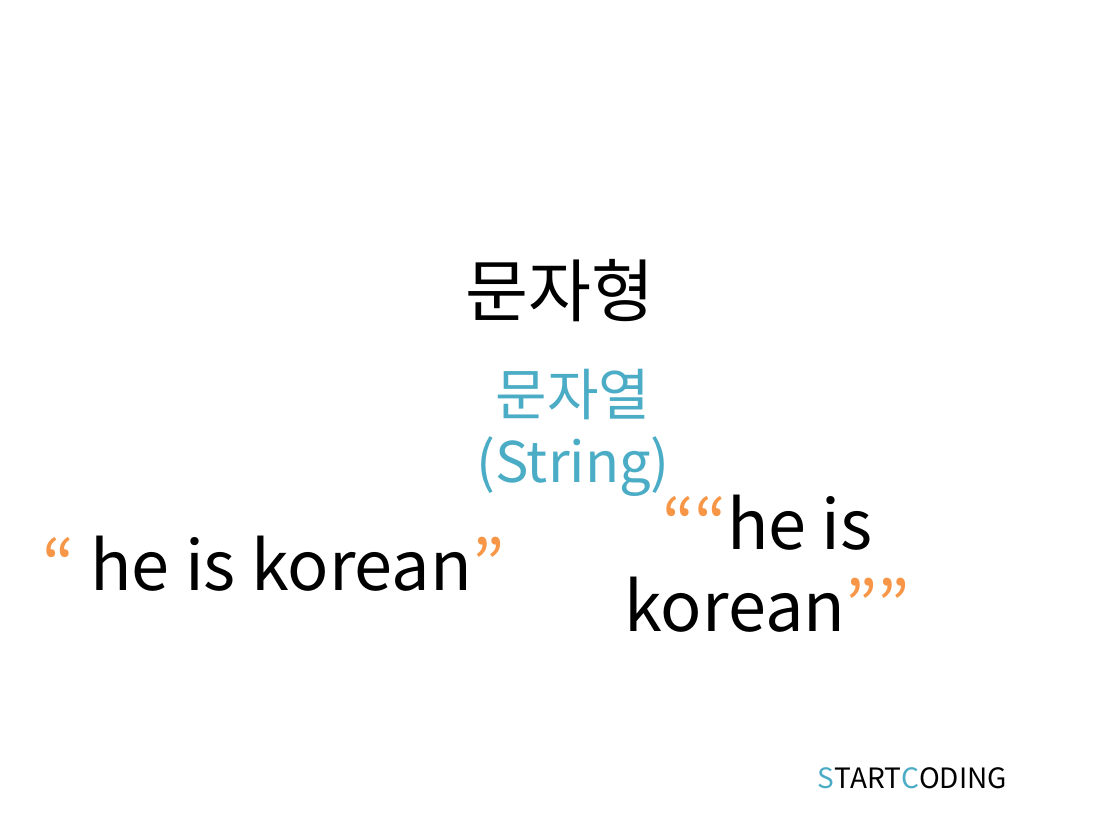
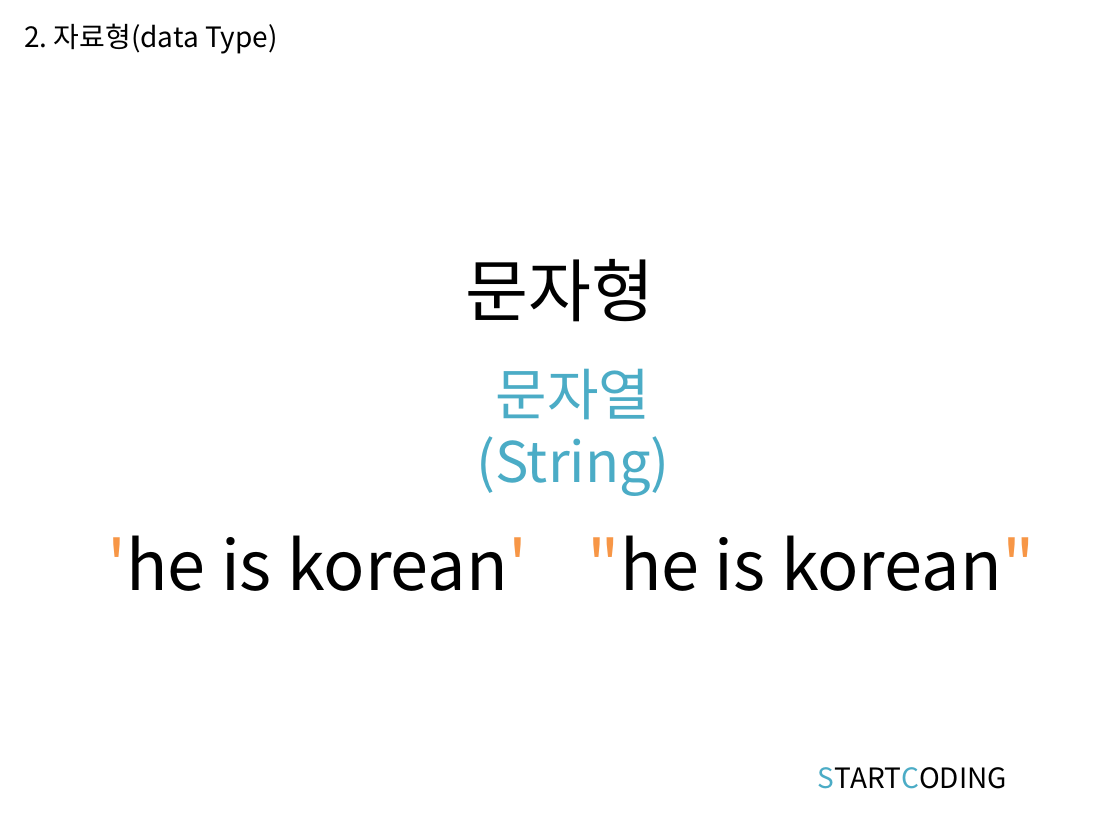
Before and after one commit to kwonkijun/web, a slide deck: slide 5 of 프론트엔드기초(PPT)/JAVASCRIPT 3강_변수와 데이터타입 - 복사본.pptx. Drawn at 1120x840 pixels with LibreOffice and Linux fonts; fonts in the diff are those of the drawing. Boxes give left, top, right and bottom in pixels: in the first picture for what was removed or moved away, otherwise in the second. Text is boxed around its words. In the diff, an @@ line names an element or a change of style, - is before the commit and + after.

```diff
--- a/프론트엔드기초(PPT)/JAVASCRIPT 3강_변수와 데이터타입 - 복사본.pptx
+++ b/프론트엔드기초(PPT)/JAVASCRIPT 3강_변수와 데이터타입 - 복사본.pptx
@@ text added at (x1=24, y1=23, x2=278, y2=54), 18 pt, text #000000 @@
+2. 자료형(data Type)
@@ text at (x1=107, y1=535, x2=527, y2=591): text changed @@
-“ he is korean”
+'he is korean'
@@ text at (x1=588, y1=535, x2=1035, y2=591): text changed @@
-““he is korean””
+"he is korean"
```
Also in this commit, not shown: 5 other slides changed, 13 slides added, 6 slides removed, 2 other files.
